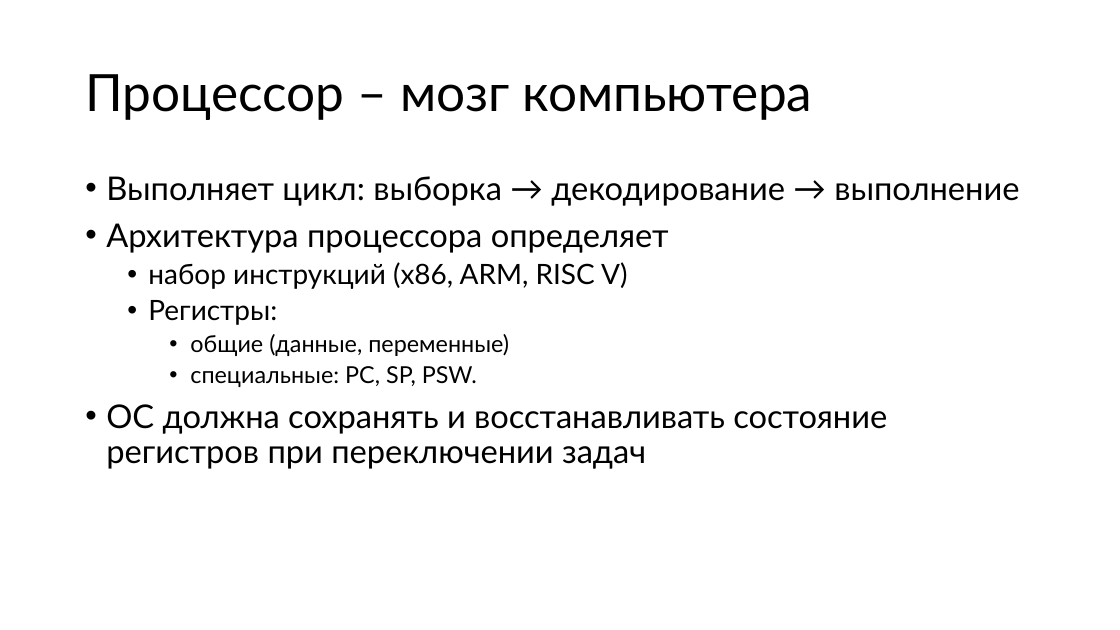
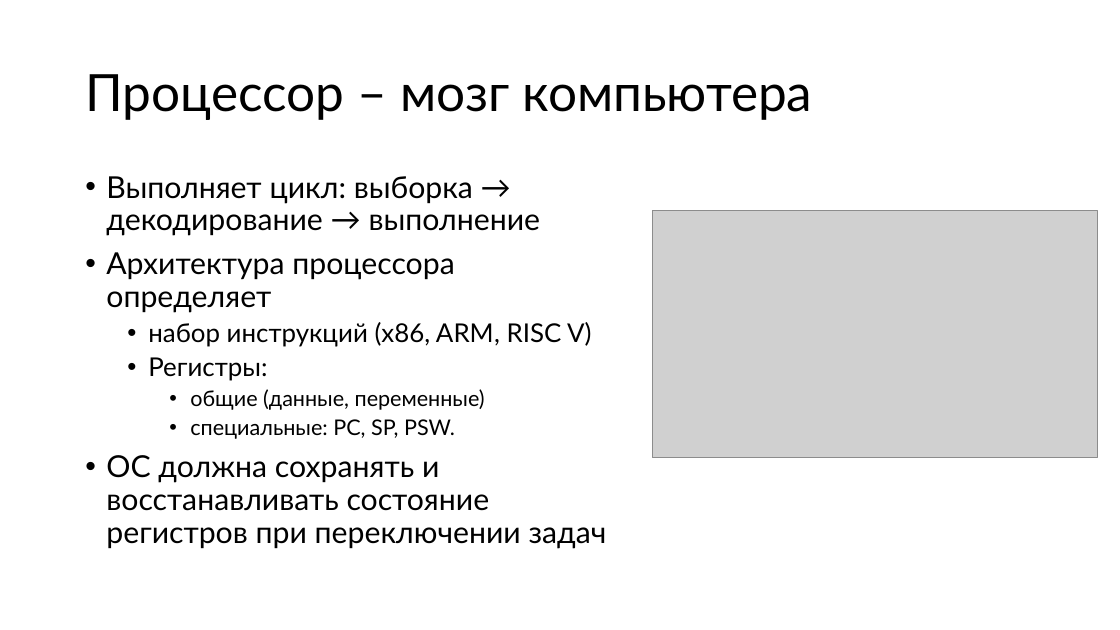
Before and after one commit to alexey-malov/os-course, a slide deck: slide 38 of lectures/01/Введение в ОС.pptx. Drawn at 1120x630 pixels with LibreOffice and Linux fonts; fonts in the diff are those of the drawing; grey boxes stand for pictures. Boxes give left, top, right and bottom in pixels: in the first picture for what was removed or moved away, otherwise in the second. Text is boxed around its words. In the diff, an @@ line names an element or a change of style, - is before the commit and + after.

```diff
--- a/lectures/01/Введение в ОС.pptx
+++ b/lectures/01/Введение в ОС.pptx
@@ text "Выполняет цикл: выборка → декодирование ..." at (106,176,607,548): size 28 to 25.9 pt in "Выполняет цикл: выборка → декодирование → выполнение", "Архитектура процессора определяет", "ОС должна сохранять и восстанавливать состояние регистров ..."; size 24 to 22.2 pt in "набор инструкций (x86, ARM, RISC V)", "Регистры:"; size 20 to 18.5 pt in "общие (данные, переменные)", "специальные: PC, SP, PSW." @@
@@ picture added at (653,211,1098,459) @@
```
Also in this commit, not shown: 17 other slides changed, 1 slide added.
